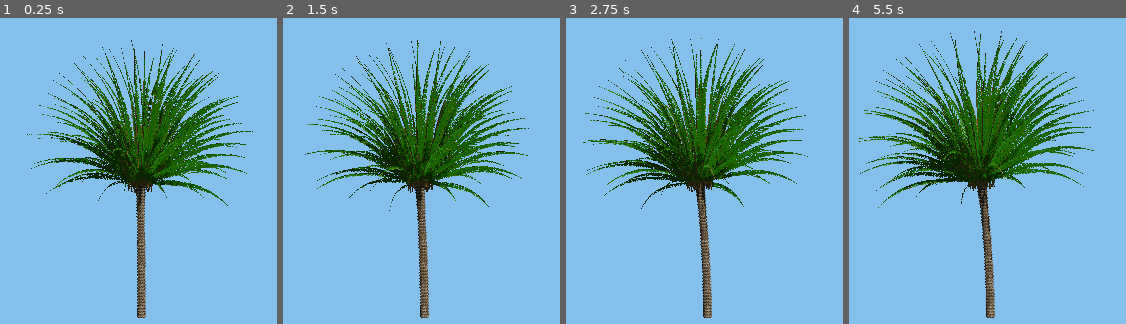
Above: before the commit, frames 1-4 (left to right).
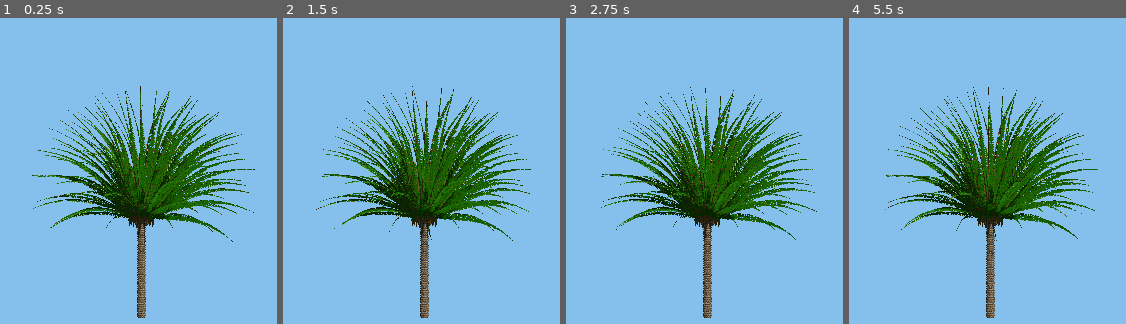
Above: after the commit, the same moments.

Repository: DeniLaFauci/mondo_naturale
Game: Godot game, scene res://test_palma.tscn
Same seed, same stepped clock (60 frames per second), same inputs: the game is played once before the commit and once after it. This scene is started directly instead of the project's main scene.
Inputs:
- Up to frame 1 (0.25 s): no input
- Up to frame 2 (1.5 s): hold Right 0.53-1.28 s; hold Shift 0.53-1.28 s; tap Space at 0.77 s; hold Down from 1.28 s (still down); tap C at 1.35 s
- Up to frame 3 (2.75 s): tap Space at 1.52 s; release Down at 2.03 s; hold Right from 2.03 s (still down); hold Shift from 2.03 s (still down)
- Up to frame 4 (5.5 s): release Right at 2.78 s; release Shift at 2.78 s; hold Up 2.78-3.53 s; tap C at 2.85, 4.35 s; tap Space at 3.02, 3.77, 4.52 s; hold Shift 3.53-4.28 s; hold Left 3.53-5.03 s; hold Down from 5.03 s (still down); hold Shift from 5.03 s (still down)

The runs differ from the first frame. In frame 1, 18% of the frame differs, in the area x 9-93%, y 7-99%; in frame 2, 18%; in frame 3, 19%; in frame 4, 21%, in the area x 3-90%, y 4-99%.

Commit message:
feat(vento: implementata oscillazione elastica smorzata RLC su tronco  sincrona su chioma

Diff:
--- a/foglia_palma.gdshader
+++ b/foglia_palma.gdshader
@@ -1,5 +1,10 @@
 shader_type spatial;
 render_mode cull_disabled;
+
+// Parametri Vento
+uniform float forza_vento : hint_range(0.0, 3.0) = 0.8;
+uniform vec2 dir_vento = vec2(1.0, 0.4);
+uniform vec3 col_foglia_base : source_color = vec3(0.18, 0.38, 0.12);
 
 uniform vec3 col_verde_base : source_color = vec3(0.16, 0.38, 0.07);
 uniform vec3 col_verde_scuro : source_color = vec3(0.08, 0.22, 0.04);
@@ -7,6 +12,32 @@
 uniform vec3 col_secco : source_color = vec3(0.55, 0.42, 0.16);
 uniform vec3 col_trasluscenza : source_color = vec3(0.35, 0.55, 0.10);
 uniform float densita_pinne : hint_range(40.0, 160.0) = 85.0;
+
+void vertex() {
+	// Calcolo coordinate nel mondo per sincronizzare le onde del vento tra tutte le fronde
+	vec3 world_pos = (MODEL_MATRIX * vec4(VERTEX, 1.0)).xyz;
+	vec2 dir = normalize(dir_vento);
+
+	// Fronte d'onda del vento nello spazio 3D
+	float onda = dot(world_pos.xz, dir) * 0.4 - TIME * (1.8 + forza_vento * 1.2);
+
+	// Flessione principale della fronda: nulla all'attacco (UV.y = 0), massima all'apice (UV.y = 1)
+	float peso_lunghezza = pow(UV.y, 1.8);
+	float oscillazione_principale = sin(onda) * 0.18 * forza_vento * peso_lunghezza;
+
+	// Vibrazione/fruscio rapido delle punte e delle singole follaiole
+	float fruscio = sin(onda * 3.5 + world_pos.y * 2.0) * 0.05 * forza_vento * pow(UV.y, 2.5);
+
+	// Spostamento nel mondo (piega orizzontale lunga la direzione + piccolo cedimento verticale)
+	vec3 spostamento_mondo = vec3(
+		dir.x * (oscillazione_principale + fruscio),
+		-abs(oscillazione_principale) * 0.4,
+		dir.y * (oscillazione_principale + fruscio)
+	);
+
+	// Conversione dello scostamento nello spazio locale del vertice
+	VERTEX += (inverse(MODEL_MATRIX) * vec4(spostamento_mondo, 0.0)).xyz;
+}
 
 void fragment() {
 	if (COLOR.g < 0.5) {
--- a/test_palma.gd
+++ b/test_palma.gd
@@ -4,6 +4,17 @@
 const FrondaPalma = preload("res://fronda_palma.gd")
 
 var perno: Node3D
+var nodo_chioma: Node3D
+var inst_tronco: MeshInstance3D
+var mat_foglia: ShaderMaterial
+
+var pos_apice_base: Vector3
+var rot_apice_base: Basis
+
+var tempo_ciclo: float = 0.0
+const PERIODO_RAFFICA: float = 8.0
+const GAMMA: float = 1.3
+const OMEGA: float = 4.2
 
 func _ready() -> void:
 	# Luce solare
@@ -35,22 +46,25 @@
 	var rng = RandomNumberGenerator.new()
 	rng.randomize()
 
-	var dati_tronco = TroncoPalma.costruisci(6.8, rng)
+	var dati_tronco = TroncoPalma.costruisci(5.0, rng)
 	var inst_tronco = MeshInstance3D.new()
 	inst_tronco.mesh = dati_tronco.mesh
 	perno.add_child(inst_tronco)
 
-	# Innesco della chioma sull'apice inclinato del fusto
-	var chioma = costruisci_chioma(rng)
-	chioma.position = dati_tronco.apice
+	# Innesco e salvataggio riferimenti per animazione sincrona
+	var nodo_chioma = costruisci_chioma(rng)
+	pos_apice_base = dati_tronco.apice
+	nodo_chioma.position = pos_apice_base
 
 	var up_fusto = dati_tronco.tangente
 	if abs(up_fusto.dot(Vector3.UP)) < 0.999:
 		var asse_rot = Vector3.UP.cross(up_fusto).normalized()
 		var angolo_rot = Vector3.UP.angle_to(up_fusto)
-		chioma.transform.basis = Basis(asse_rot, angolo_rot)
-
-	perno.add_child(chioma)
+		rot_apice_base = Basis(asse_rot, angolo_rot)
+	else:
+		rot_apice_base = Basis.IDENTITY
+	nodo_chioma.transform.basis = rot_apice_base
+	perno.add_child(nodo_chioma)
 
 func costruisci_chioma(rng: RandomNumberGenerator) -> Node3D:
 	var nodo = Node3D.new()
@@ -62,6 +76,8 @@
 		var lungh = lerp(4.5, 6.2, pow(t, 0.5))
 		var arco = lerp(1.6, 4.2, pow(t, 0.55))
 		var fronda_mesh = FrondaPalma.costruisci(lungh, arco, rng)
+		if mat_foglia == null:
+			mat_foglia = fronda_mesh.surface_get_material(0) as ShaderMaterial
 		var inst = MeshInstance3D.new()
 		inst.mesh = fronda_mesh
 
@@ -79,6 +95,33 @@
 		nodo.add_child(inst)
 
 	return nodo
+
 func _process(delta: float) -> void:
-	if perno:
-		perno.rotate_y(0.35 * delta)
+	tempo_ciclo += delta
+	var t_raffica = fmod(tempo_ciclo, PERIODO_RAFFICA)
+
+	# Equazione transitorio sottosmorzato
+	var ampiezza_iniziale = 0.42
+	var flessione_rlc = 0.0
+	if t_raffica < 5.0:
+		flessione_rlc = ampiezza_iniziale * exp(-GAMMA * t_raffica) * sin(OMEGA * t_raffica)
+
+	# Vettore di piega lungo l'asse del vento (direzione X/Z)
+	var dir_x = 1.0
+	var dir_z = 0.35
+	var asse_piega = Vector3(-dir_z, 0.0, dir_x).normalized()
+
+	# Flessione coerente dell'intera struttura
+	if inst_tronco:
+		inst_tronco.rotation = asse_piega * flessione_rlc
+
+	if nodo_chioma:
+		# L'apice ruota e si sposta rigidamente solidale con il tronco
+		var rot_istantanea = Basis(asse_piega, flessione_rlc)
+		nodo_chioma.position = rot_istantanea * pos_apice_base
+		nodo_chioma.transform.basis = rot_istantanea * rot_apice_base
+
+	# Regolazione vibrazione foglie proporzionale all'energia cinetica istantanea
+	if mat_foglia:
+		var energia_foglie = clamp(abs(flessione_rlc) * 4.0 + 0.25, 0.2,2.4)
+		mat_foglia.set_shader_parameter("forza_vento", energia_foglie)
--- a/tronco_palma.gdshader
+++ b/tronco_palma.gdshader
@@ -1,5 +1,9 @@
 shader_type spatial;
 render_mode cull_disabled;
+
+// Parametri Vento Tronco
+uniform float forza_vento : hint_range(0.0, 3.0) = 0.8;
+uniform vec2 dir_vento = vec2(1.0, 0.4);
 
 uniform vec3 col_corteccia_grigia : source_color = vec3(0.62, 0.56, 0.46);
 uniform vec3 col_corteccia_bruna : source_color = vec3(0.44, 0.36, 0.28);
@@ -21,6 +25,10 @@
 	return mix(mix(a, b, f.x), mix(c, d, f.x), f.y);
 }
 
+void vertex() {
+	// Il tronco mantiene la coerenza geometrica con la chioma
+}
+
 void fragment() {
 	vec2 uv_fibra = vec2(UV.x * 45.0, UV.y * 12.0);
 	float n = rumore_corteccia(uv_fibra);
